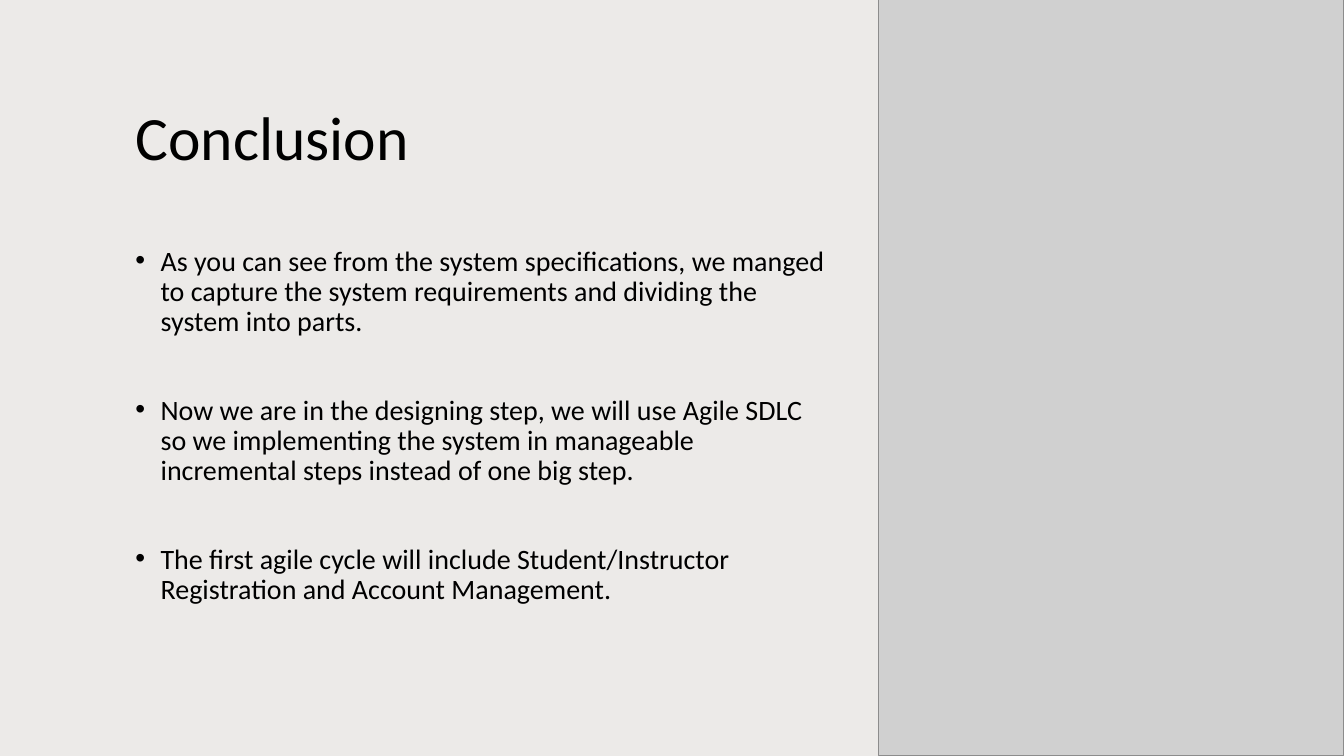
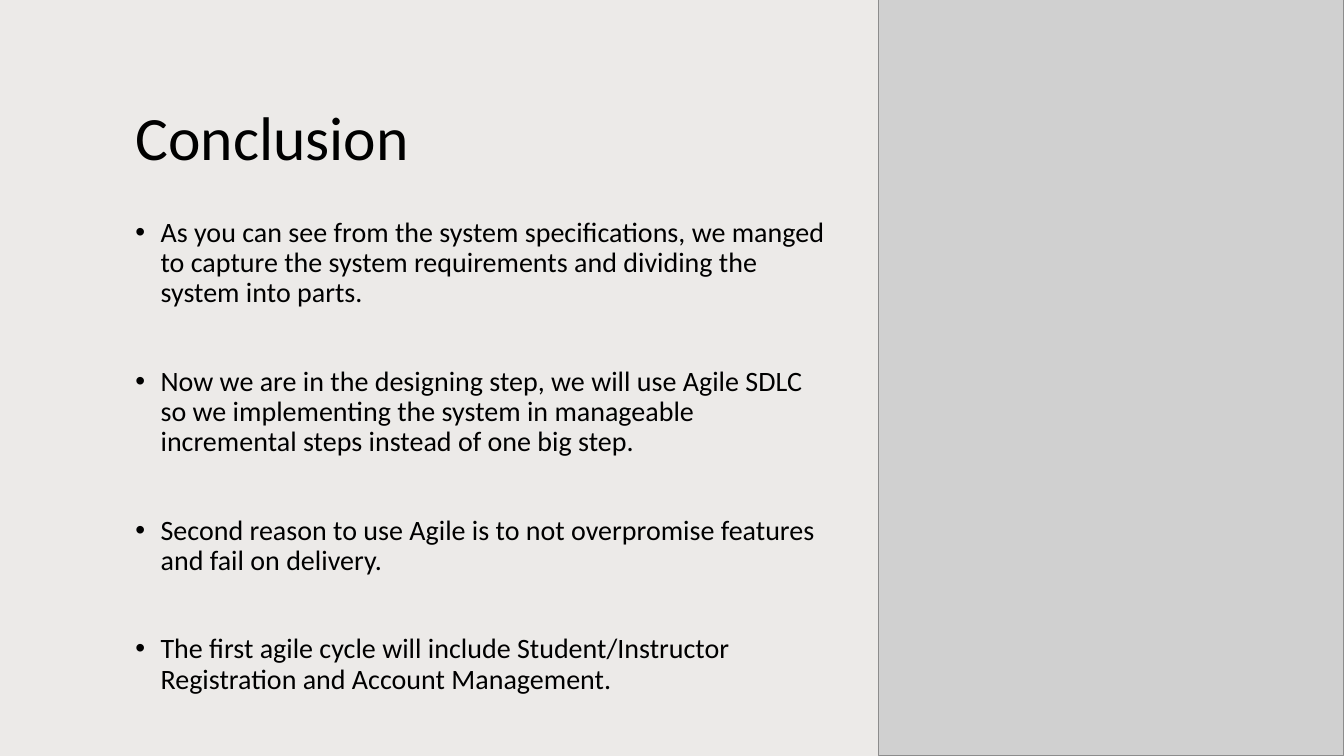
Before and after one commit to mounirsabry/Better_Ecom_GP, a slide deck: slide 28 of Discussions/Midyear_Discussion/presentation.pptx. Drawn at 1344x756 pixels with LibreOffice and Linux fonts; fonts in the diff are those of the drawing; grey boxes stand for pictures. Boxes give left, top, right and bottom in pixels: in the first picture for what was removed or moved away, otherwise in the second. Text is boxed around its words. In the diff, an @@ line names an element or a change of style, - is before the commit and + after.

```diff
--- a/Discussions/Midyear_Discussion/presentation.pptx
+++ b/Discussions/Midyear_Discussion/presentation.pptx
@@ text "As you can see from ...": place and size @@
-text "As you can see from ..." at [161,251,824,604]
+text "As you can see from ..." at [161,222,824,694]
@@ text at [161,520,814,575]: paragraph added @@
+• Second reason to use Agile is to not overpromise features and fail on delivery.
```
Also in this commit, not shown: 1 other slide changed, 4 other files.
